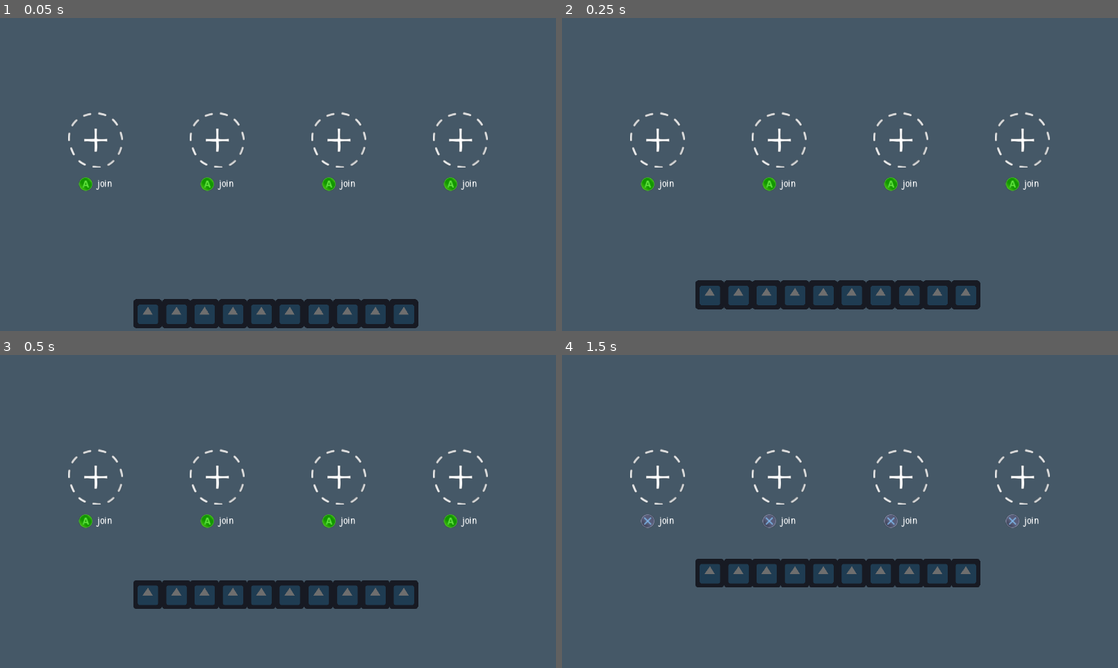
Above: before the commit, frames 1-4 (two rows, left to right).
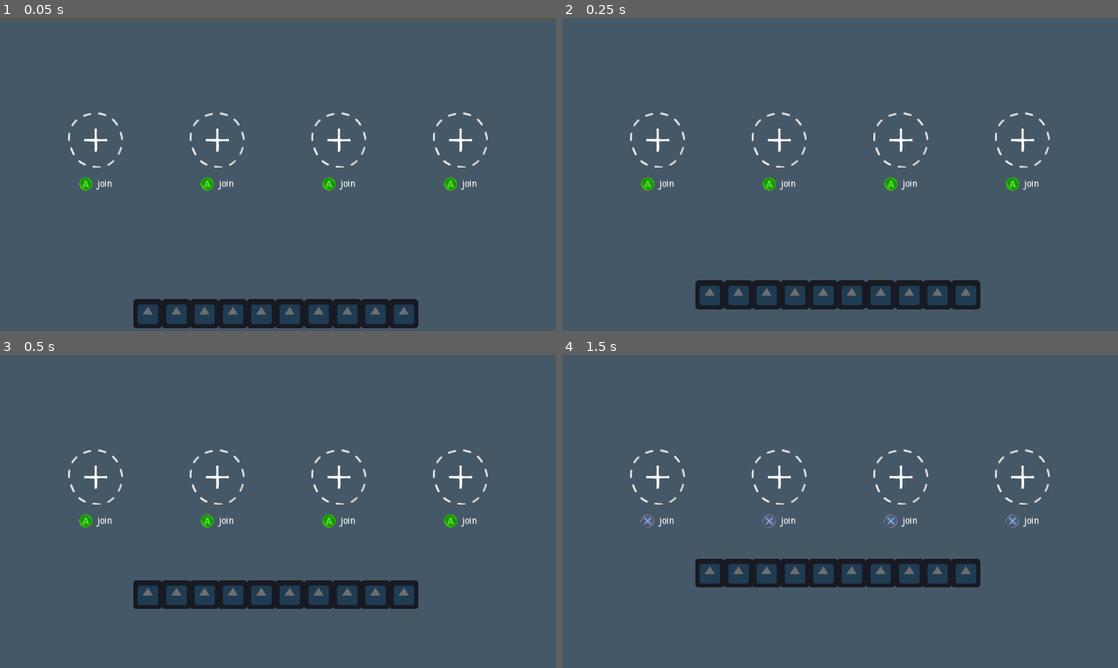
Above: after the commit, the same moments.

Repository: Giildo/game-jam-2023
Game: Godot game, scene res://main.tscn
The game is run twice, just before and just after one commit, with the same random seed, the same clock (stepped at 60 frames per second) and the same inputs. The engine's default icon, where the game draws it, is replaced by a stand-in: a white triangle on a blue panel in a dark square.
Inputs:
- Up to frame 1 (0.05 s): no input
- Up to frame 2 (0.25 s): no input
- Up to frame 3 (0.5 s): no input
- Up to frame 4 (1.5 s): no input

The runs differ from the first frame. In frame 1, 0.2% of the frame differs, in the area x 0-100%, y 0-1%; in frame 2, nothing differs; in frame 3, nothing differs; in frame 4, nothing differs.

Commit message:
Add record bar

Diff:
--- a/camera/height_estimator.tscn
+++ b/camera/height_estimator.tscn
@@ -6,7 +6,7 @@
 export var ray_count = 10
 var rays = []
 
-var inital_height = 972
+export var inital_height = 975
 
 func _ready():
 	var screen_width = get_viewport().get_visible_rect().size.x
--- a/main.gd
+++ b/main.gd
@@ -8,7 +8,8 @@
 var is_in_game = false
 
 var current_height = 0
-
+var max_height = 0
+export var min_max_height = 3
 export var meter_unit = 150
 export var base_items_count = {
 	2: 20,
@@ -40,6 +41,7 @@
 		add_child(spawner)
 
 	is_in_game = true
+	_load_data()
 	_update_height()
 
 func _check_finished():
@@ -52,7 +54,7 @@
 	if not is_in_game:
 		return
 
-	current_height = ceil($SmoothCamera/HeightEstimator.get_height() / meter_unit)
+	current_height = abs(stepify($SmoothCamera/HeightEstimator.get_height() / meter_unit, 0.01))
 	$CanvasLayer/HUD/HeightCount/Value.text = str(current_height)
 	yield(get_tree().create_timer(0.1), "timeout")
 
@@ -70,7 +72,6 @@
 
 
 func _decrease_spawn():
-	print_debug(available_items)
 	available_items -= 1
 	if available_items == 0:
 		for s in spawners:
@@ -78,6 +79,30 @@
 	_update_count_display()
 
 
+func _load_data() -> void:
+	var saveFile = File.new()
+	if not saveFile.file_exists('user://score.cfg'):
+		_save_score()
+	saveFile.open('user://score.cfg', File.READ)
+	var data = parse_json(saveFile.get_as_text())
+	if not data:
+		max_height = min_max_height
+	else:
+		max_height = data.score if data.score > min_max_height else min_max_height
+
+	$goal.position.y = $SmoothCamera/HeightEstimator.inital_height - max_height * meter_unit
+
+func _save_score() -> void:
+	if (current_height > max_height):
+		var data = {
+			"score": current_height,
+		}
+		max_height = current_height
+
+		var saveFile = File.new()
+		saveFile.open("user://score.cfg", File.WRITE)
+		saveFile.store_line(to_json(data))
+		saveFile.close()
 
 
 func end_game():
@@ -86,6 +111,7 @@
 	$CanvasLayer/HUD.hide()
 	$CanvasLayer/EndGameScreen/VBoxContainer/VBoxContainer/Score.text = str(current_height) + "m"
 	$CanvasLayer/EndGameScreen.show()
+	_save_score()
 
 
 func get_scroll_direction() -> float:
--- a/main.tscn
+++ b/main.tscn
@@ -17,14 +17,23 @@
 extra_spacing_top = -8
 font_data = ExtResource( 5 )
 
+[sub_resource type="DynamicFont" id=2]
+size = 70
+use_mipmaps = true
+use_filter = true
+extra_spacing_top = -8
+font_data = ExtResource( 5 )
+
 [node name="Main" type="Node"]
 script = ExtResource( 1 )
+min_max_height = 4
 
 [node name="Node2D" parent="." instance=ExtResource( 2 )]
 
 [node name="SmoothCamera" parent="." instance=ExtResource( 3 )]
 
 [node name="HeightEstimator" parent="SmoothCamera" instance=ExtResource( 8 )]
+ray_count = 20
 
 [node name="CanvasLayer" type="CanvasLayer" parent="."]
 
@@ -106,6 +115,22 @@
 
 [node name="EndGameScreen" parent="CanvasLayer" instance=ExtResource( 7 )]
 
+[node name="goal" type="Line2D" parent="."]
+points = PoolVector2Array( -23, 0, 1943, 0 )
+default_color = Color( 1, 0.796078, 0, 1 )
+
+[node name="Label" type="Label" parent="goal"]
+margin_left = 1721.0
+margin_top = -82.0
+margin_right = 1890.0
+margin_bottom = 5.0
+custom_colors/font_color = Color( 1, 0.796078, 0, 1 )
+custom_colors/font_color_shadow = Color( 0, 0, 0, 0.623529 )
+custom_constants/shadow_offset_x = 2
+custom_constants/shadow_offset_y = 3
+custom_fonts/font = SubResource( 2 )
+text = "Record"
+
 [connection signal="game_start_requested" from="CanvasLayer/Lobby" to="." method="_on_Lobby_game_start_requested"]
 [connection signal="menu_requested" from="CanvasLayer/EndGameScreen" to="." method="_on_EndGameScreen_menu_requested"]
 [connection signal="restart_requested" from="CanvasLayer/EndGameScreen" to="." method="_on_EndGameScreen_restart_requested"]
Binary file changed: gui/assets/box_icon.png
Binary file changed: lobby/icons/characters/Gamer.png
Not shown: 1 places in main.tscn that only renumber resources
